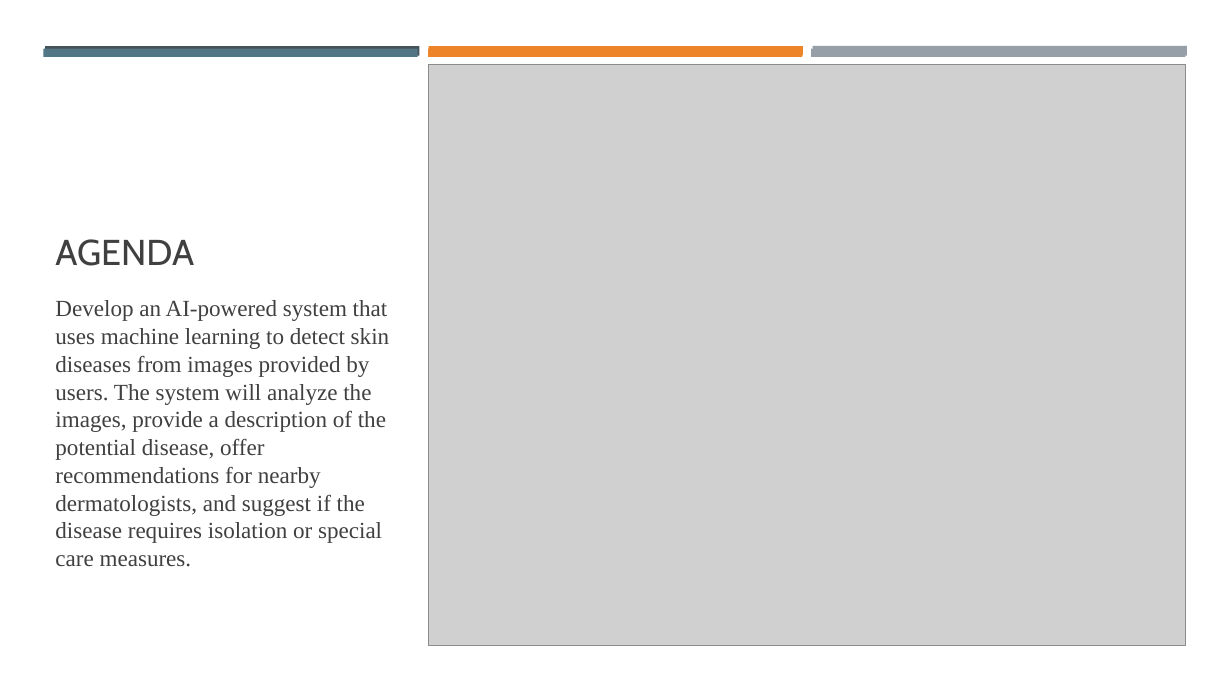
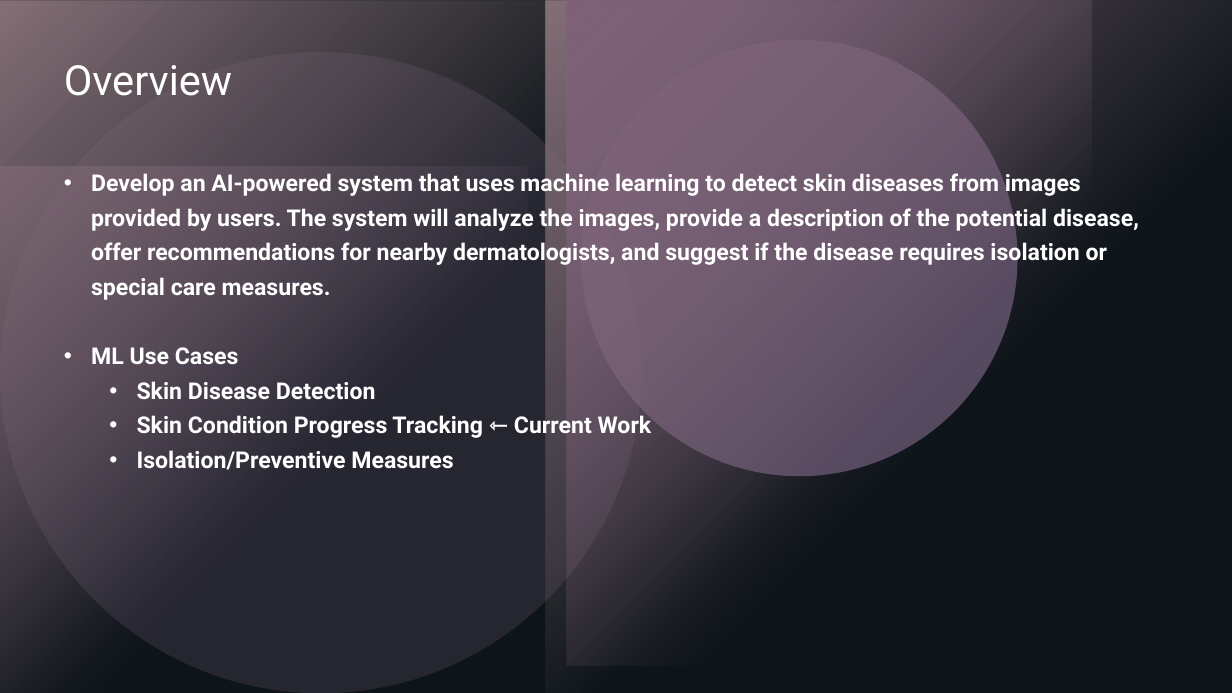
Before and after one commit to shireeshatn/Skin-Disease-Detection, a slide deck: slide 2 of documentation/SKIN DISEASE DETECTION.pptx. Drawn at 1232x693 pixels with LibreOffice and Linux fonts; fonts in the diff are those of the drawing; grey boxes stand for pictures. Boxes give left, top, right and bottom in pixels: in the first picture for what was removed or moved away, otherwise in the second. Text is boxed around its words. In the diff, an @@ line names an element or a change of style, - is before the commit and + after.

```diff
--- a/documentation/SKIN DISEASE DETECTION.pptx
+++ b/documentation/SKIN DISEASE DETECTION.pptx
@@ background #FFFFFF to #000000 @@
@@ rectangle added at (x1=0, y1=0, x2=1232, y2=693), fill #243541 at 40% opacity @@
@@ group added at (x1=0, y1=0, x2=1232, y2=693): 4 rectangles, 2 ellipses @@
@@ rectangle removed at (x1=43, y1=49, x2=418, y2=57) @@
@@ rectangle removed at (x1=45, y1=46, x2=420, y2=55) @@
@@ rectangle removed at (x1=428, y1=49, x2=802, y2=57) @@
@@ rectangle removed at (x1=429, y1=46, x2=803, y2=55) @@
@@ rectangle removed at (x1=811, y1=49, x2=1186, y2=57) @@
@@ rectangle removed at (x1=812, y1=46, x2=1187, y2=56) @@
@@ title added at (x1=64, y1=65, x2=232, y2=96), 32.4 pt, text #FFFFFF @@
+Overview
@@ picture removed at (x1=429, y1=65, x2=1186, y2=646) @@
@@ text "Develop an AI-powered system that ..." moved from (x1=55, y1=300, x2=389, y2=567) to (x1=91, y1=170, x2=1139, y2=470) @@
@@ text at (x1=91, y1=170, x2=1139, y2=300): font Times New Roman to Roboto, text colour #404040 to #FFFFFF, bold on in "Develop an AI-powered system that uses machine ..."; bullet none to •; line spacing 1 to 1.25; less space between paragraphs @@
@@ title removed at (x1=55, y1=239, x2=194, y2=266) @@
-AGENDA
@@ text at (x1=91, y1=347, x2=652, y2=470): paragraphs added @@
+• ML Use Cases
+  • Skin Disease Detection
+  • Skin Condition Progress Tracking ⇽ Current Work
+  • Isolation/Preventive Measures
```
Also in this commit, not shown: 1 other slide changed, 16 slides added, 13 slides removed, 1 other file.
